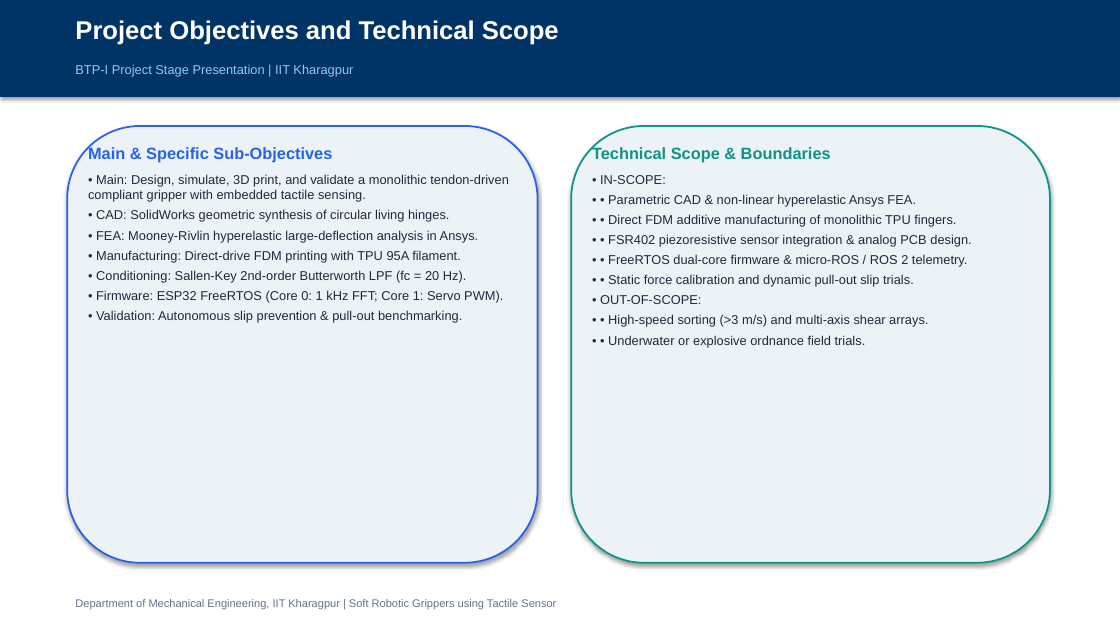
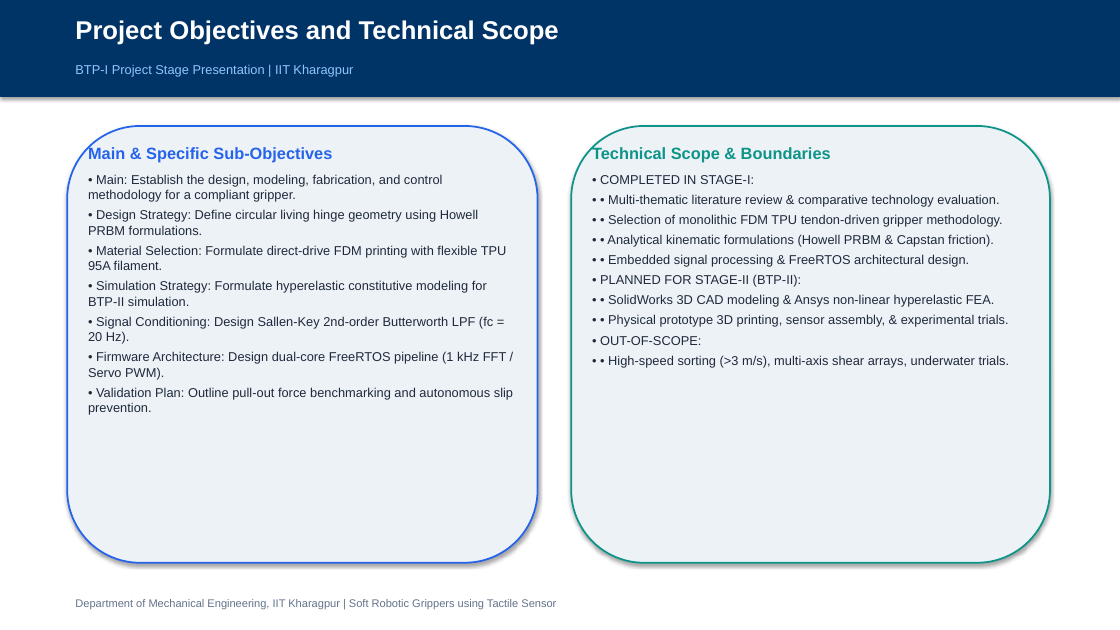
Before and after one commit to Saurx9611/BTP, a slide deck: slide 8 of Final Deliverables/BTP_Presentation_Soft_Robotic_Gripper.pptx. Drawn at 1120x630 pixels with LibreOffice and Linux fonts; fonts in the diff are those of the drawing. Boxes give left, top, right and bottom in pixels: in the first picture for what was removed or moved away, otherwise in the second. Text is boxed around its words. In the diff, an @@ line names an element or a change of style, - is before the commit and + after.

```diff
--- a/Final Deliverables/BTP_Presentation_Soft_Robotic_Gripper.pptx
+++ b/Final Deliverables/BTP_Presentation_Soft_Robotic_Gripper.pptx
@@ text at <box>88,174,513,415</box>: text changed @@
-• Main: Design, simulate, 3D print, and validate a monolithic tendon-driven compliant gripper with embedded tactile sensing.
-• CAD: SolidWorks geometric synthesis of circular living hinges.
-• FEA: Mooney-Rivlin hyperelastic large-deflection analysis in Ansys.
-• Manufacturing: Direct-drive FDM printing with TPU 95A filament.
-• Conditioning: Sallen-Key 2nd-order Butterworth LPF (fc = 20 Hz).
-• Firmware: ESP32 FreeRTOS (Core 0: 1 kHz FFT; Core 1: Servo PWM).
-• Validation: Autonomous slip prevention & pull-out benchmarking.
+• Main: Establish the design, modeling, fabrication, and control methodology for a compliant gripper.
+• Design Strategy: Define circular living hinge geometry using Howell PRBM formulations.
+• Material Selection: Formulate direct-drive FDM printing with flexible TPU 95A filament.
+• Simulation Strategy: Formulate hyperelastic constitutive modeling for BTP-II simulation.
+• Signal Conditioning: Design Sallen-Key 2nd-order Butterworth LPF (fc = 20 Hz).
+• Firmware Architecture: Design dual-core FreeRTOS pipeline (1 kHz FFT / Servo PWM).
+• Validation Plan: Outline pull-out force benchmarking and autonomous slip prevention.
@@ text at <box>600,175,1009,327</box>: text changed @@
-• IN-SCOPE:
-• • Parametric CAD & non-linear hyperelastic Ansys FEA.
-• • Direct FDM additive manufacturing of monolithic TPU fingers.
-• • FSR402 piezoresistive sensor integration & analog PCB design.
-• • FreeRTOS dual-core firmware & micro-ROS / ROS 2 telemetry.
-• • Static force calibration and dynamic pull-out slip trials.
+• COMPLETED IN STAGE-I:
+• • Multi-thematic literature review & comparative technology evaluation.
+• • Selection of monolithic FDM TPU tendon-driven gripper methodology.
+• • Analytical kinematic formulations (Howell PRBM & Capstan friction).
+• • Embedded signal processing & FreeRTOS architectural design.
+• PLANNED FOR STAGE-II (BTP-II):
+• • SolidWorks 3D CAD modeling & Ansys non-linear hyperelastic FEA.
+• • Physical prototype 3D printing, sensor assembly, & experimental trials.
@@ text at <box>608,355,1010,368</box>: text changed @@
-• • High-speed sorting (>3 m/s) and multi-axis shear arrays.
-• • Underwater or explosive ordnance field trials.
+• • High-speed sorting (>3 m/s), multi-axis shear arrays, underwater trials.
```
Also in this commit, not shown: 2 other slides changed, 20 other files.
